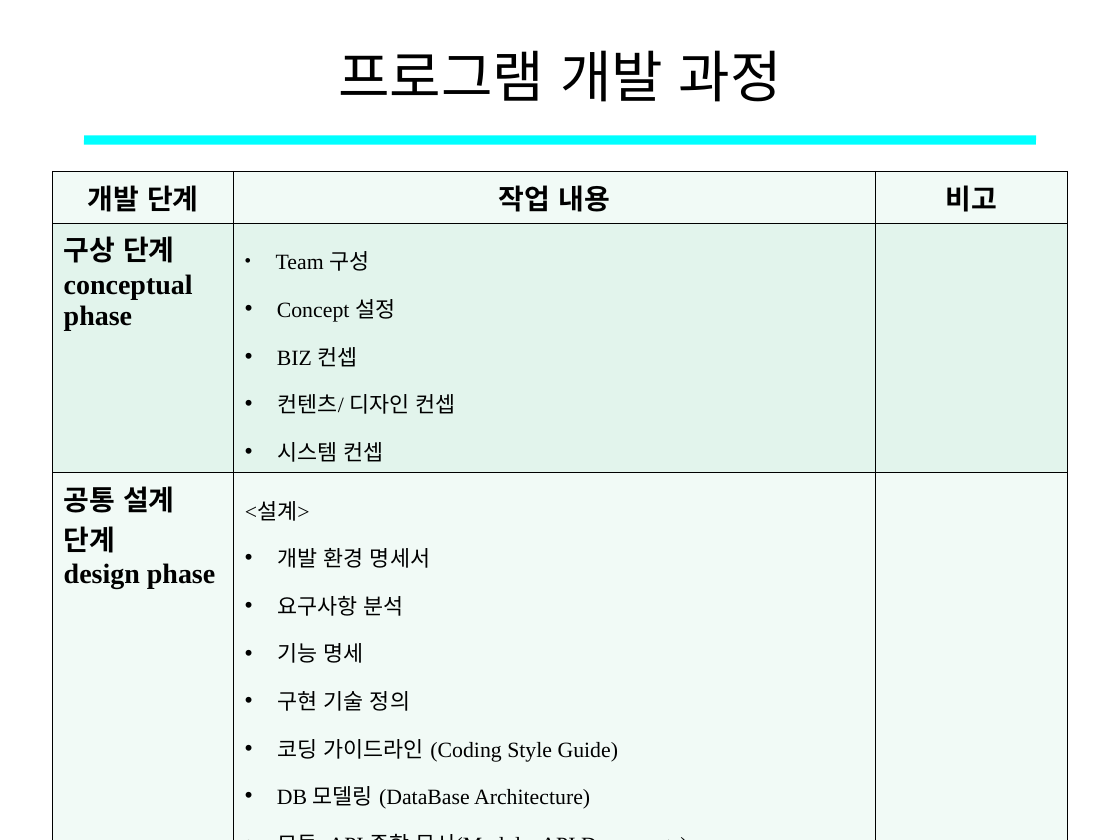
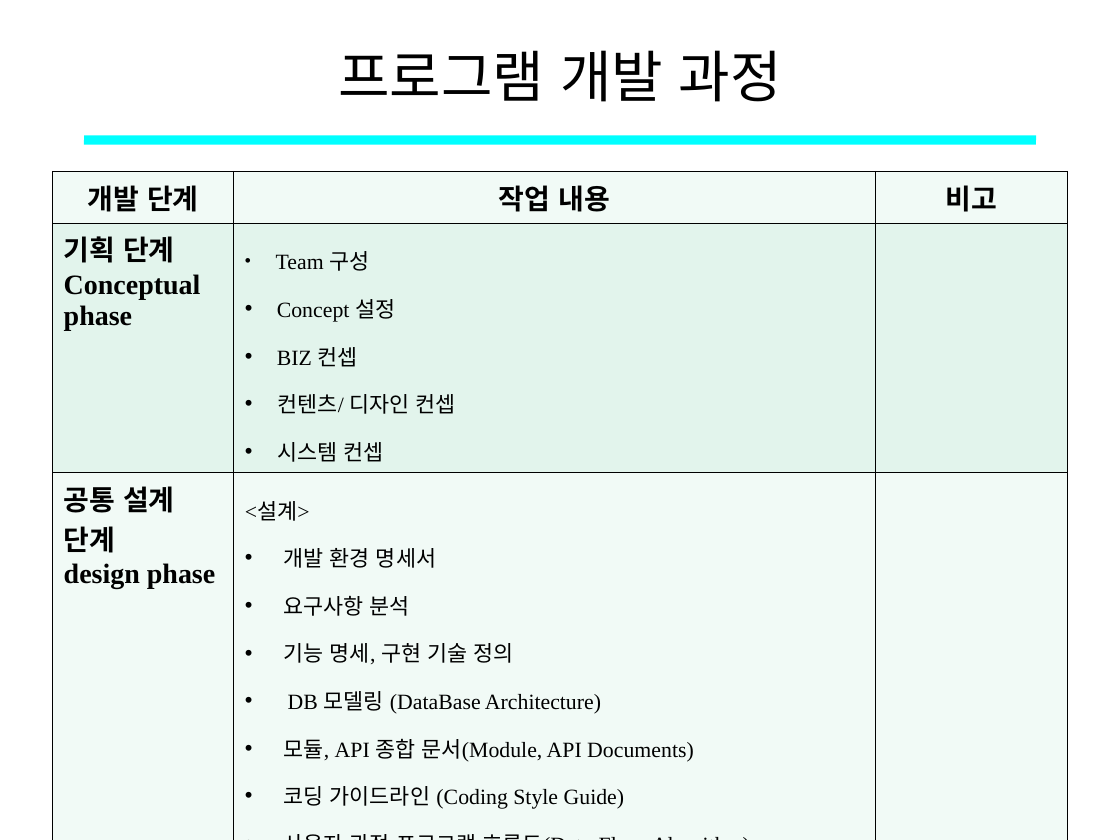
Before and after one commit to easy-day/Team_EU_PTP, a slide deck: slide 2 of 운동하실 프로그램 설계 보고서.ppt. Drawn at 1120x840 pixels with LibreOffice and Linux fonts; fonts in the diff are those of the drawing. Boxes give left, top, right and bottom in pixels: in the first picture for what was removed or moved away, otherwise in the second. Text is boxed around its words. In the diff, an @@ line names an element or a change of style, - is before the commit and + after.

```diff
--- a/운동하실 프로그램 설계 보고서.ppt
+++ b/운동하실 프로그램 설계 보고서.ppt
@@ table at (53,171,1068,832) @@
-row 2, column 1: 구상 단계 / conceptual phase
+row 2, column 1: 기획 단계 / Conceptual phase
-row 3, column 2: <설계> / 개발 환경 명세서 / 요구사항 분석 / 기능 명세 / 구현 기술 정의 / 코딩 가이드라인 (Coding Style Guide) / DB 모델링 (DataBase Architecture) / 모듈, API 종합 문서(Module, API Documents) / 프로그램 흐름도(Data-Flow, Algorithm)
+row 3, column 2: <설계> / 개발 환경 명세서 / 요구사항 분석 / 기능 명세, 구현 기술 정의 / DB 모델링 (DataBase Architecture) / 모듈, API 종합 문서(Module, API Documents) / 코딩 가이드라인 (Coding Style Guide) / 사용자 관점 프로그램 흐름도(Data-Flow, Algorithm) / Program 관점 프로그램 흐름도(Data-Flow, Algorithm)
```
Also in this commit, not shown: 1 slide removed, 14 other files.
